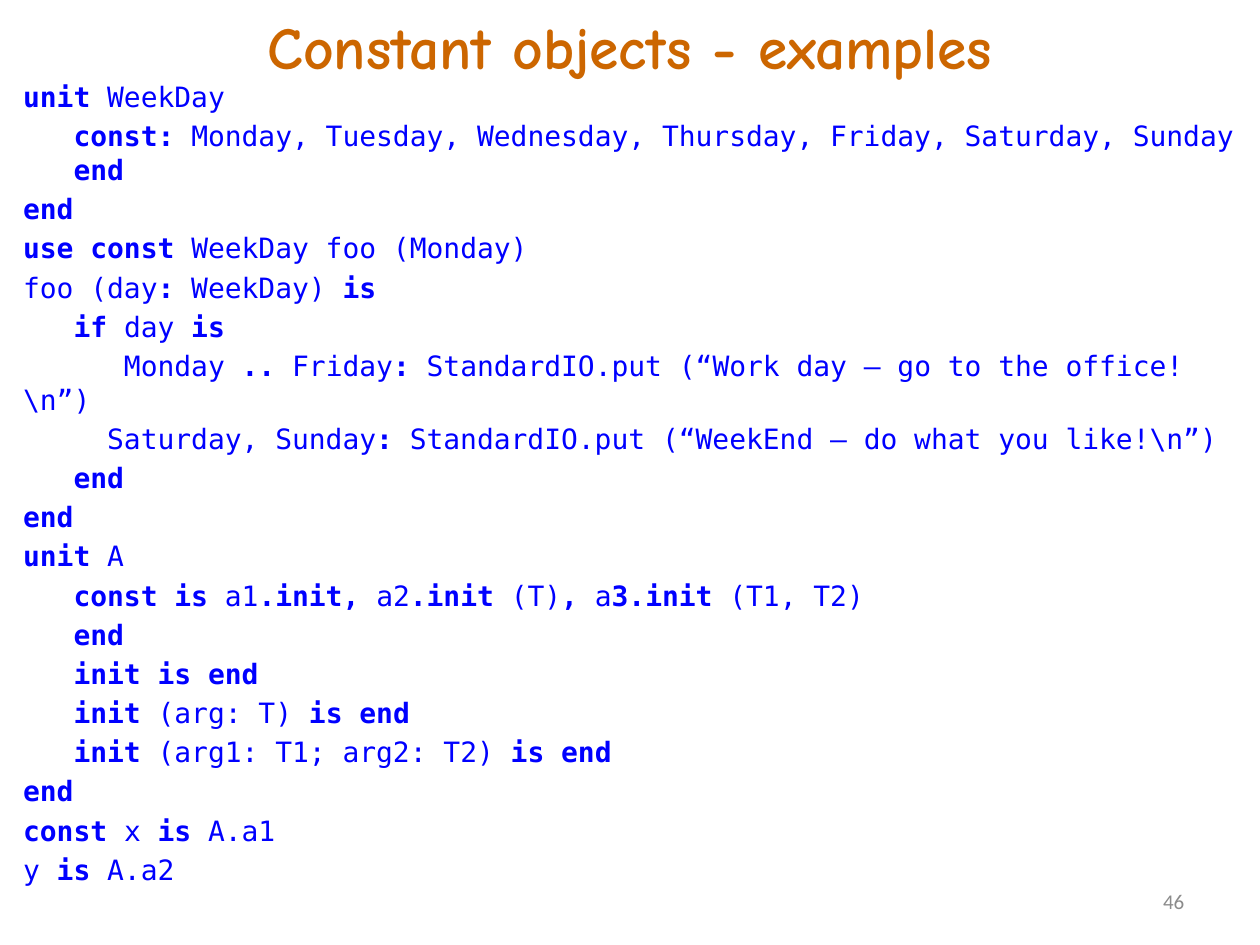
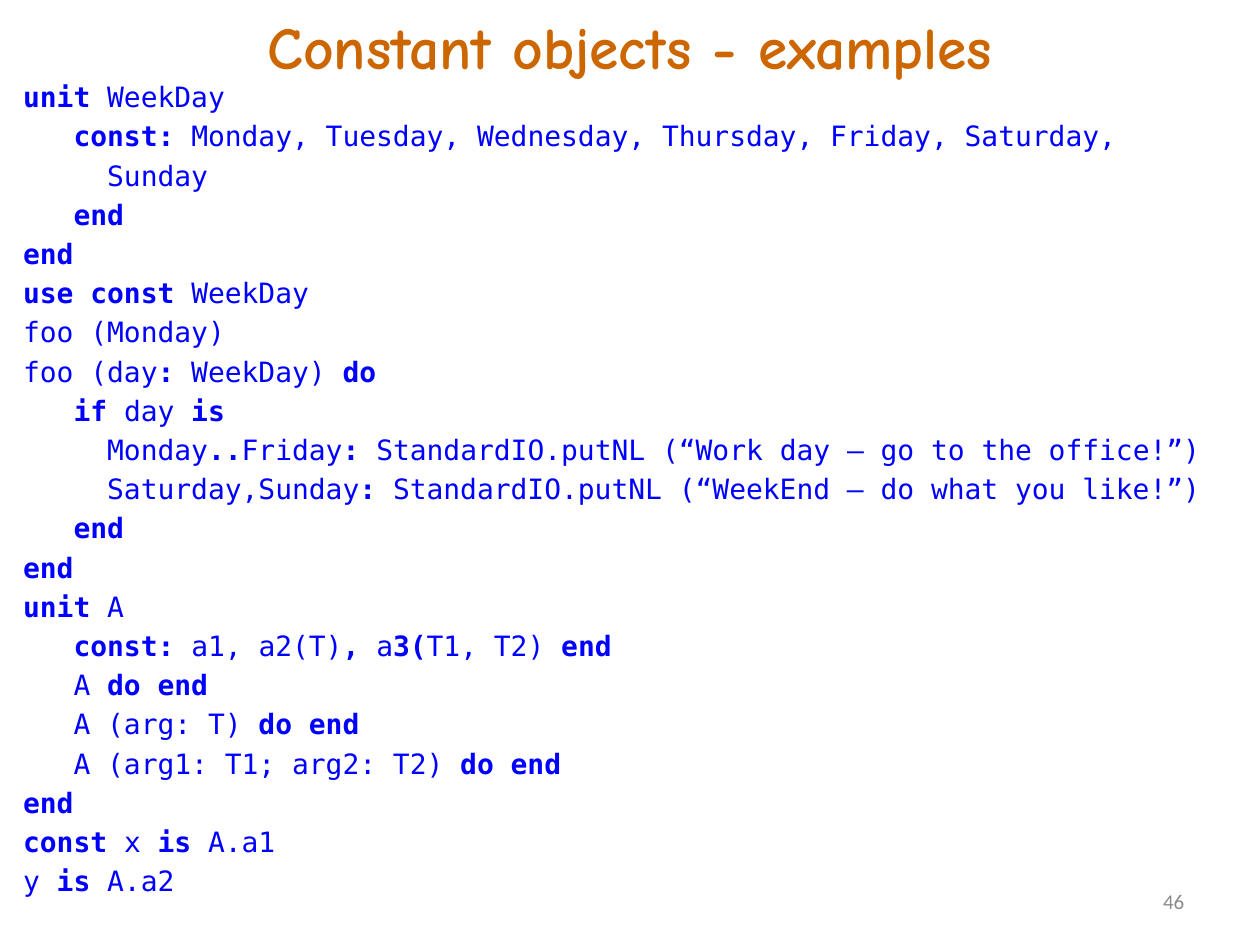
Before and after one commit to akanatov/SLang-, a slide deck: slide 46 of Docs/SLang E# 2022.pptx. Drawn at 1260x945 pixels with LibreOffice and Linux fonts; fonts in the diff are those of the drawing. Boxes give left, top, right and bottom in pixels: in the first picture for what was removed or moved away, otherwise in the second. Text is boxed around its words. In the diff, an @@ line names an element or a change of style, - is before the commit and + after.

Commit message:
names of entities are started with low-case char while unit names are started with upper case one. Scanner and parser updated but AST not yet. New example dining philosophers compiled. SLang specification updated and promo slides as well

```diff
--- a/Docs/SLang E# 2022.pptx
+++ b/Docs/SLang E# 2022.pptx
@@ text at [74, 124, 1116, 192]: text changed @@
-const: Monday, Tuesday, Wednesday, Thursday, Friday, Saturday, Sunday end
+const: Monday, Tuesday, Wednesday, Thursday, Friday, Saturday,
+Sunday
@@ text at [23, 242, 377, 388]: text changed @@
-use const WeekDay foo (Monday)
-foo (day: WeekDay) is
+end
+use const WeekDay
+foo (Monday)
+foo (day: WeekDay) do
@@ text at [107, 438, 1200, 505]: text changed @@
-Monday .. Friday: StandardIO.put (“Work day – go to the office!\n”)
-Saturday, Sunday: StandardIO.put (“WeekEnd – do what you like!\n”)
+Monday..Friday: StandardIO.putNL (“Work day – go to the office!”)
+Saturday,Sunday: StandardIO.putNL (“WeekEnd – do what you like!”)
@@ text at [74, 634, 611, 780]: text changed; bold off @@
-const is a1.init, a2.init (T), a3.init (T1, T2)
-end
-init is end
-init (arg: T) is end
-init (arg1: T1; arg2: T2) is end
+const: a1, a2(T), a3(T1, T2) end
+A do end
+A (arg: T) do end
+A (arg1: T1; arg2: T2) do end
```
Also in this commit, not shown: 11 other slides changed, 7 other files.
